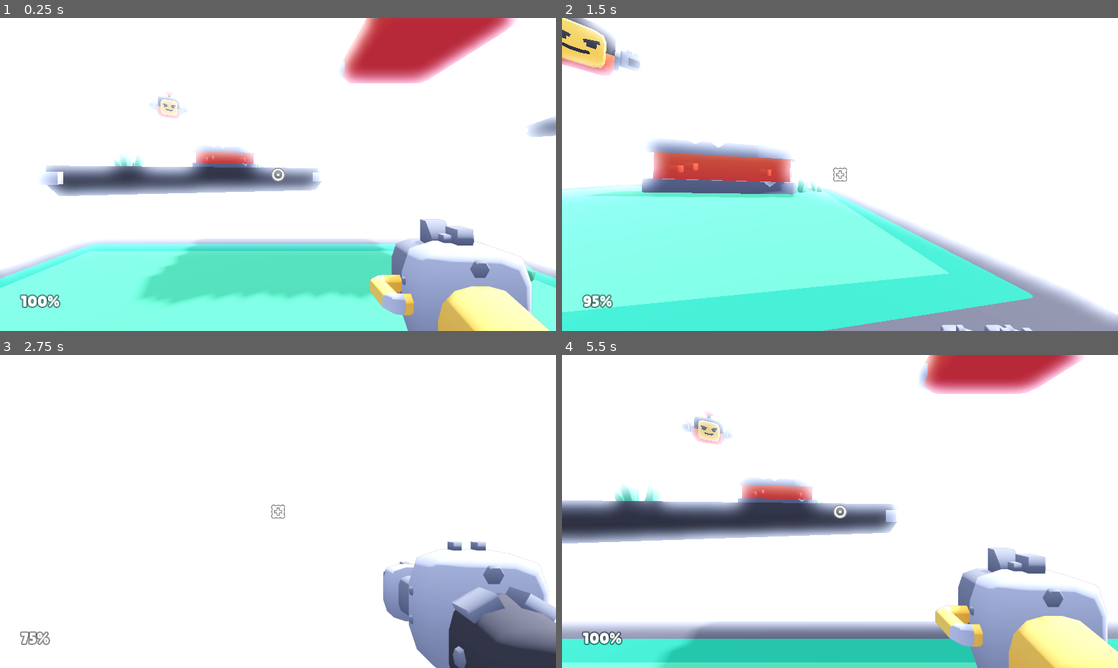
Above: before the commit, frames 1-4 (two rows, left to right).
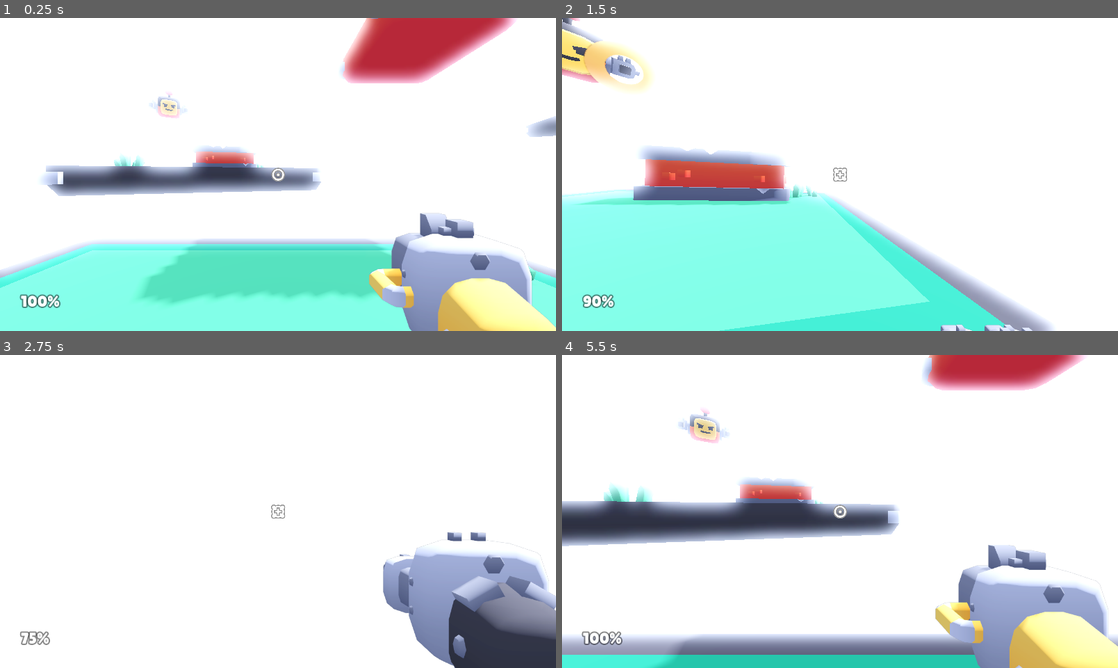
Above: after the commit, the same moments.

Repository: AndrewHamel111/SISGameJam2024
Game: Godot game, scene res://scenes/main.tscn
Same seed, same stepped clock (60 frames per second), same inputs: the game is played once before the commit and once after it.
Inputs (mouse positions are in pixels of both pictures, inside the frame that each line leads up to):
- Up to frame 1 (0.25 s): no input
- Up to frame 2 (1.5 s): move the mouse to (867, 174) at 0.52 s; hold W (move_forward) from 0.53 s (still down); click (867, 174) at 0.6 s; tap Space (jump) at 0.77 s; move the mouse to (812, 174) at 1.27 s; tap E (weapon_toggle) at 1.35 s
- Up to frame 3 (2.75 s): keep holding W (move_forward); tap Space (jump) at 1.52 s; move the mouse to (289, 505) at 2.02 s; click (289, 505) at 2.1 s
- Up to frame 4 (5.5 s): keep holding W (move_forward); move the mouse to (834, 517) at 2.77 s; tap E (weapon_toggle) at 2.85, 4.35 s; tap Space (jump) at 3.02, 3.77, 4.52 s; move the mouse to (878, 514) at 3.52 s; click (878, 514) at 3.6 s; move the mouse to (795, 508) at 4.27 s; move the mouse to (845, 511) at 5.02 s; click (845, 511) at 5.1 s

The runs differ from the first frame. In frame 1, 3.8% of the frame differs, in the area x 0-100%, y 1-100%; in frame 2, 20%, in the area x 0-100%, y 0-100%; in frame 3, 4.9%; in frame 4, 14%.

Commit message:
Increased physics ticks
I can't figure out interpolation, so just going to increase physics ticks while I make the game. I'd really like to solve the interpolation before closeout but it's really not a priority until the increased physics ticks start to cause problems.

Diff:
--- a/project.godot
+++ b/project.godot
@@ -107,6 +107,10 @@
 ]
 }
 
+[physics]
+
+common/physics_ticks_per_second=144
+
 [rendering]
 
 anti_aliasing/quality/screen_space_aa=1
